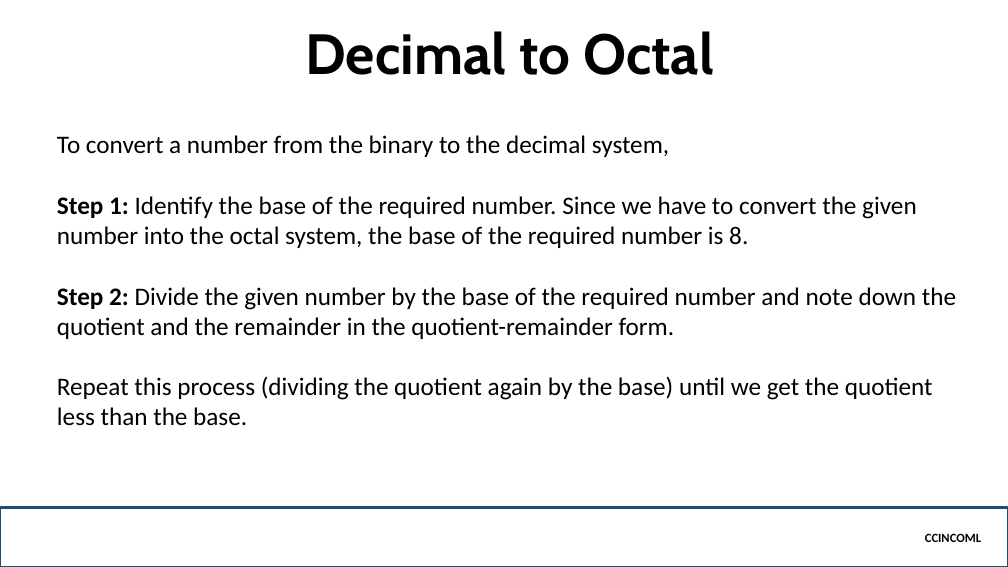
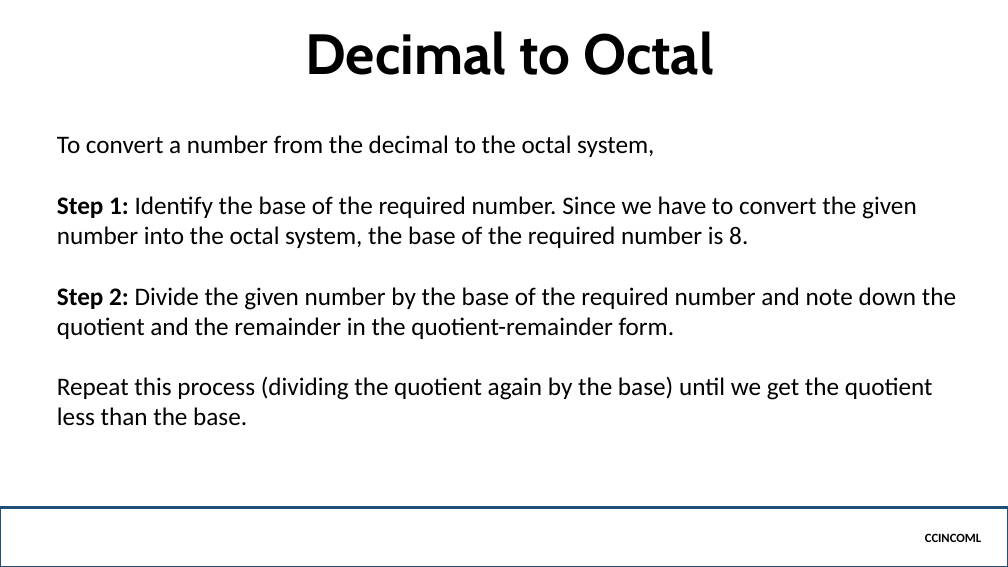
Before and after one commit to jamenggay/CCINCOML, a slide deck: slide 15 of Part 4 - Number System/Number System Conversion.pptx. Drawn at 1008x567 pixels with LibreOffice and Linux fonts; fonts in the diff are those of the drawing; background and template pictures are left out. Boxes give left, top, right and bottom in pixels: in the first picture for what was removed or moved away, otherwise in the second. Text is boxed around its words. In the diff, an @@ line names an element or a change of style, - is before the commit and + after.

Commit message:
UPDATED SLIDE

```diff
--- a/Part 4 - Number System/Number System Conversion.pptx
+++ b/Part 4 - Number System/Number System Conversion.pptx
@@ text at (x1=57, y1=135, x2=654, y2=157): text changed @@
-To convert a number from the binary to the decimal system,
+To convert a number from the decimal to the octal system,
```
Also in this commit, not shown: 3 other slides changed, 1 other file.
